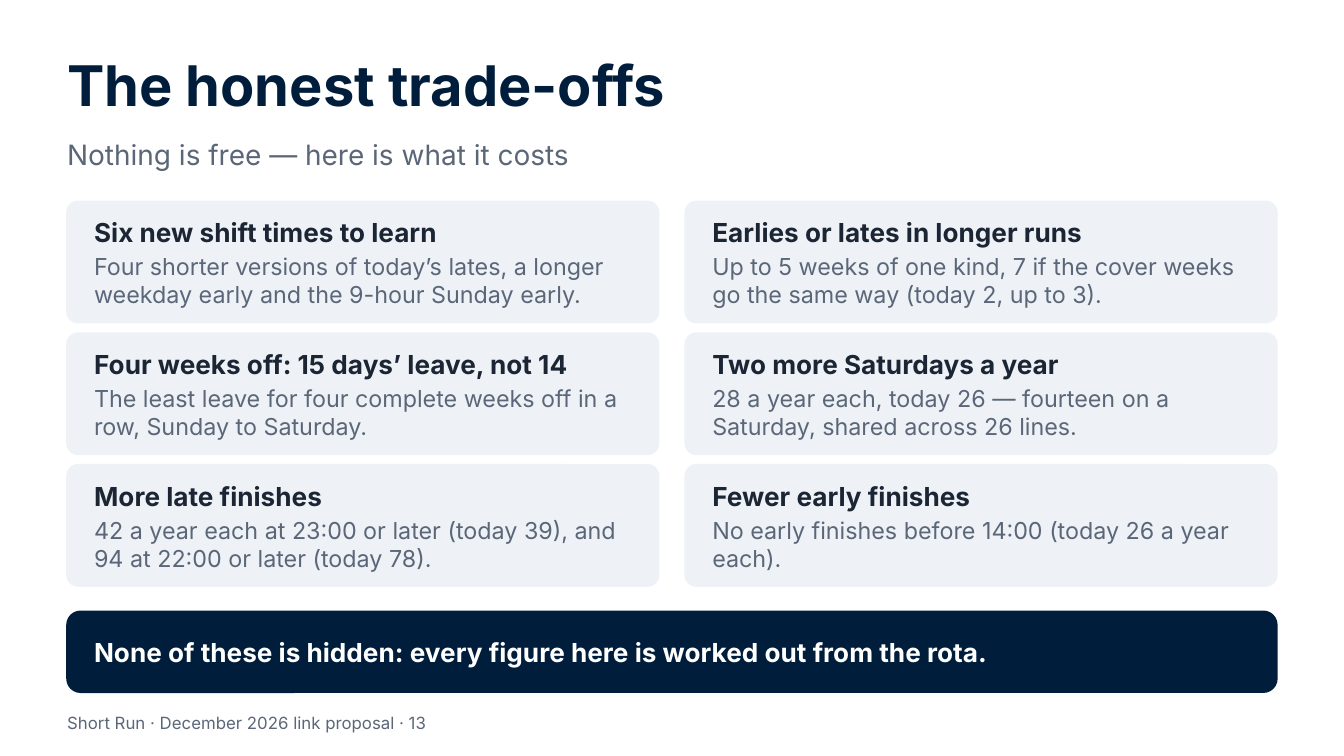
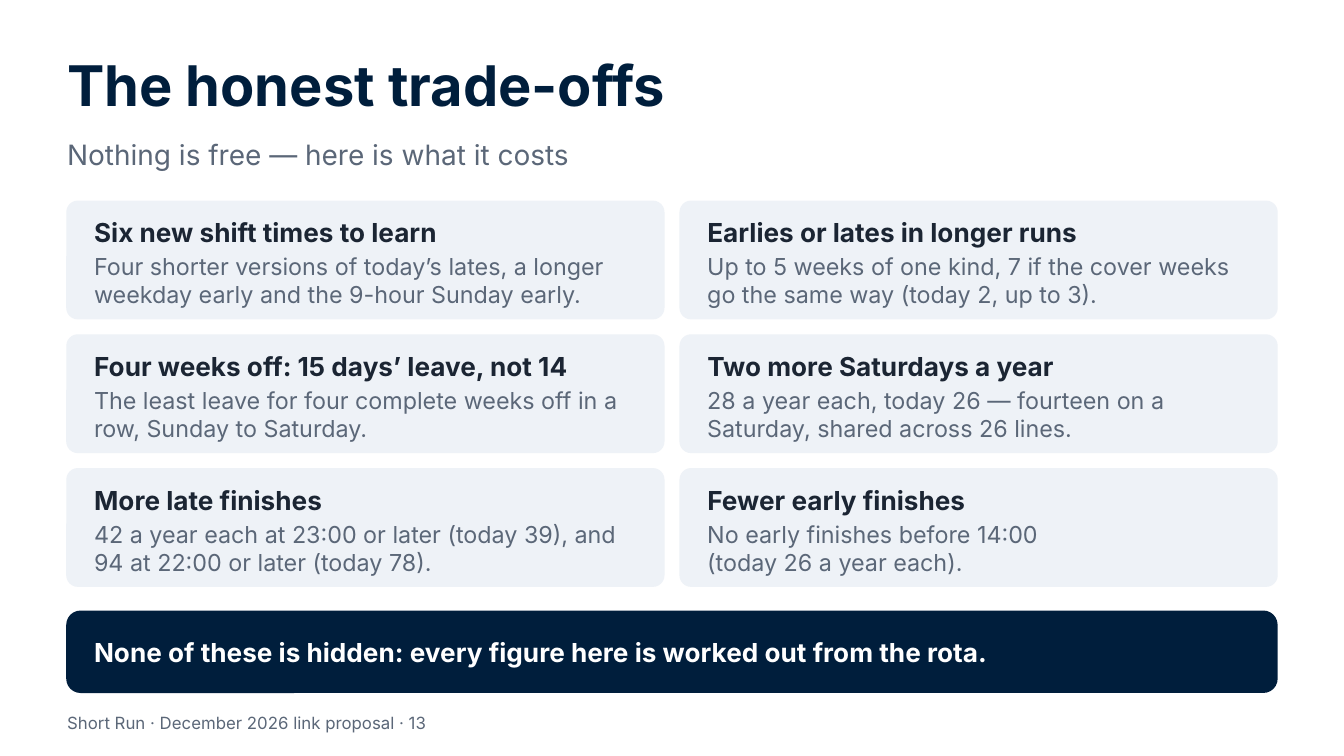
Before and after one commit to Garethdavidmiller/roster-app, a slide deck: slide 13 of docs/links-26/presentations/Short-Run-for-colleagues.pptx. Drawn at 1344x756 pixels with LibreOffice and Linux fonts; fonts in the diff are those of the drawing. Boxes give left, top, right and bottom in pixels: in the first picture for what was removed or moved away, otherwise in the second. Text is boxed around its words. In the diff, an @@ line names an element or a change of style, - is before the commit and + after.

```diff
--- a/docs/links-26/presentations/Short-Run-for-colleagues.pptx
+++ b/docs/links-26/presentations/Short-Run-for-colleagues.pptx
@@ rounded rectangle resized from (x1=67, y1=202, x2=659, y2=323) to (x1=67, y1=202, x2=664, y2=319) @@
@@ rounded rectangle resized from (x1=685, y1=202, x2=1277, y2=323) to (x1=680, y1=202, x2=1277, y2=319) @@
@@ text "Earlies or lates in longer ..." moved from (x1=712, y1=222, x2=1082, y2=248) to (x1=707, y1=222, x2=1077, y2=248) @@
@@ text "Up to 5 weeks of ..." moved from (x1=712, y1=257, x2=1234, y2=308) to (x1=707, y1=257, x2=1229, y2=308) @@
@@ rounded rectangle resized from (x1=67, y1=333, x2=659, y2=454) to (x1=67, y1=336, x2=664, y2=453) @@
@@ rounded rectangle resized from (x1=685, y1=333, x2=1277, y2=454) to (x1=680, y1=336, x2=1277, y2=453) @@
@@ rounded rectangle resized from (x1=67, y1=465, x2=659, y2=586) to (x1=67, y1=469, x2=664, y2=586) @@
@@ rounded rectangle resized from (x1=685, y1=465, x2=1277, y2=586) to (x1=680, y1=469, x2=1277, y2=586) @@
@@ text "More late finishes" moved from (x1=94, y1=486, x2=322, y2=507) to (x1=94, y1=490, x2=322, y2=511) @@
@@ text "42 a year each at ..." moved from (x1=94, y1=520, x2=616, y2=572) to (x1=94, y1=524, x2=616, y2=576) @@
@@ 4 texts moved together from (x1=712, y1=354, x2=1229, y2=570) to (x1=707, y1=356, x2=1164, y2=576) @@
```
Also in this commit, not shown: 3 other slides changed, 40 other files.
